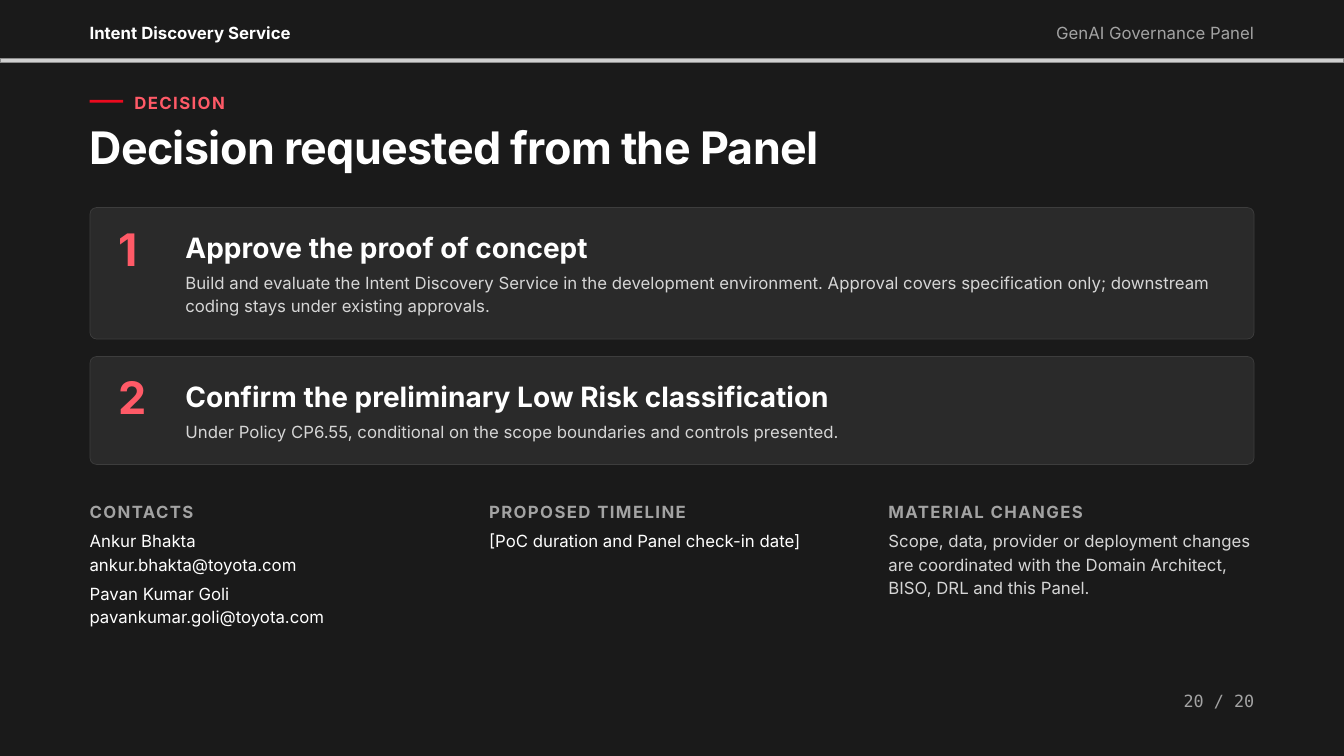
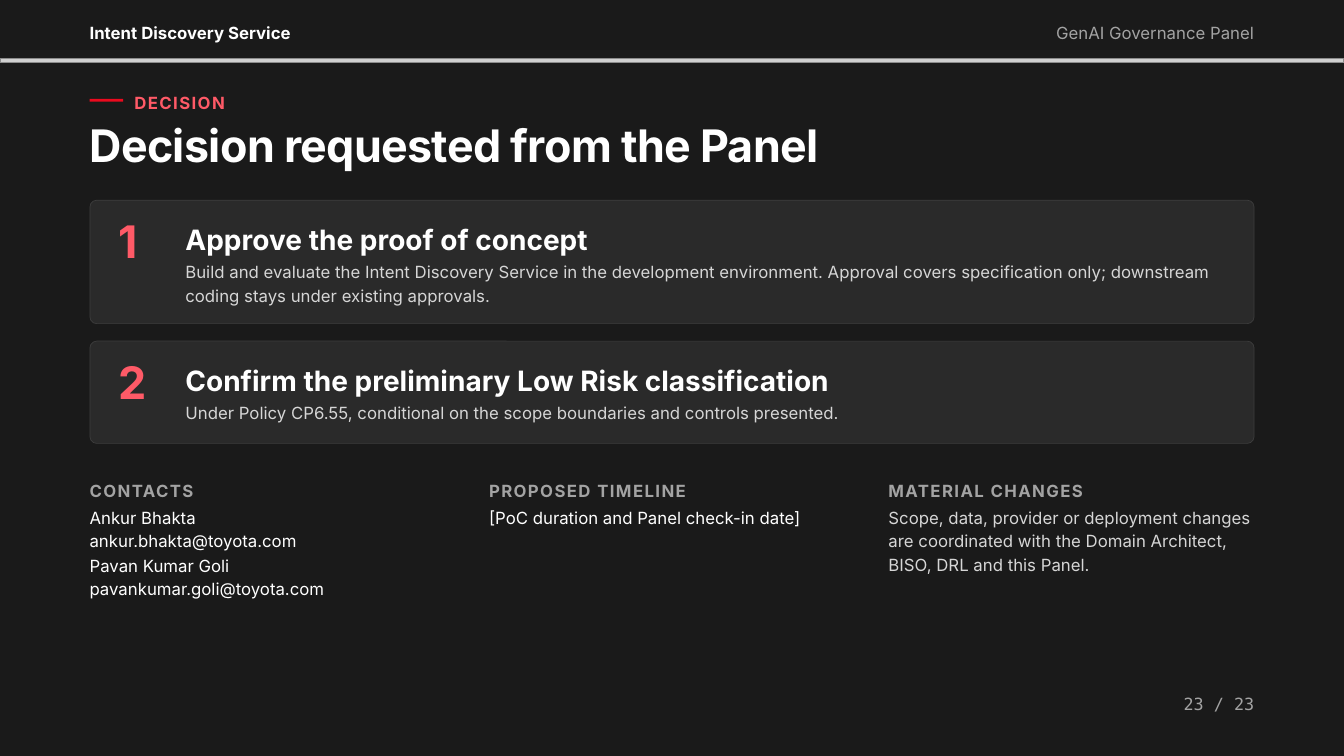
Before and after one commit to pavankumargoli/Machine-Learning-Featurization-and-TSNE, a slide deck: slide 23 of Intent Discovery Service — GenAI Council v4.pptx (slide 20 before the commit). Drawn at 1344x756 pixels with LibreOffice and Linux fonts; fonts in the diff are those of the drawing; grey boxes stand for pictures. Boxes give left, top, right and bottom in pixels: in the first picture for what was removed or moved away, otherwise in the second. Text is boxed around its words. In the diff, an @@ line names an element or a change of style, - is before the commit and + after.

```diff
--- a/Intent Discovery Service — GenAI Council v4.pptx
+++ b/Intent Discovery Service — GenAI Council v4.pptx
@@ rounded rectangle resized from (x1=90, y1=208, x2=1254, y2=339) to (x1=90, y1=201, x2=1254, y2=324) @@
@@ rounded rectangle at (x1=90, y1=201, x2=1254, y2=324): proportions changed @@
@@ text "1" moved from (x1=118, y1=233, x2=137, y2=266) to (x1=118, y1=225, x2=137, y2=258) @@
@@ text "Approve the proof of concept" moved from (x1=185, y1=236, x2=587, y2=264) to (x1=185, y1=228, x2=587, y2=256) @@
@@ text "Build and evaluate the Intent ..." moved from (x1=185, y1=276, x2=1209, y2=316) to (x1=185, y1=265, x2=1209, y2=306) @@
@@ rounded rectangle at (x1=90, y1=341, x2=1254, y2=443): proportions changed @@
@@ rounded rectangle resized from (x1=90, y1=357, x2=1254, y2=465) to (x1=90, y1=341, x2=1254, y2=443) @@
@@ text "2" moved from (x1=118, y1=381, x2=146, y2=414) to (x1=118, y1=366, x2=146, y2=399) @@
@@ text "Confirm the preliminary Low Risk ..." moved from (x1=185, y1=385, x2=829, y2=413) to (x1=185, y1=369, x2=829, y2=397) @@
@@ 4 texts moved together from (x1=90, y1=425, x2=1083, y2=518) to (x1=90, y1=406, x2=1083, y2=497) @@
@@ text "Ankur Bhakta" moved from (x1=90, y1=534, x2=297, y2=575) to (x1=90, y1=511, x2=297, y2=551) @@
@@ text "[PoC duration and Panel check-in ..." moved from (x1=489, y1=533, x2=801, y2=550) to (x1=489, y1=510, x2=801, y2=527) @@
@@ text "Scope, data, provider or deployment ..." moved from (x1=888, y1=534, x2=1251, y2=597) to (x1=888, y1=511, x2=1251, y2=574) @@
@@ text "Pavan Kumar Goli" moved from (x1=90, y1=587, x2=325, y2=627) to (x1=90, y1=559, x2=325, y2=599) @@
@@ text removed at (x1=1184, y1=694, x2=1254, y2=707) @@
-20 / 20
@@ text added at (x1=1184, y1=697, x2=1254, y2=710), 12 pt, text #A3A3A3 @@
+23 / 23
```
Also in this commit, not shown: 18 other slides changed, 4 slides added, 1 slide removed.
